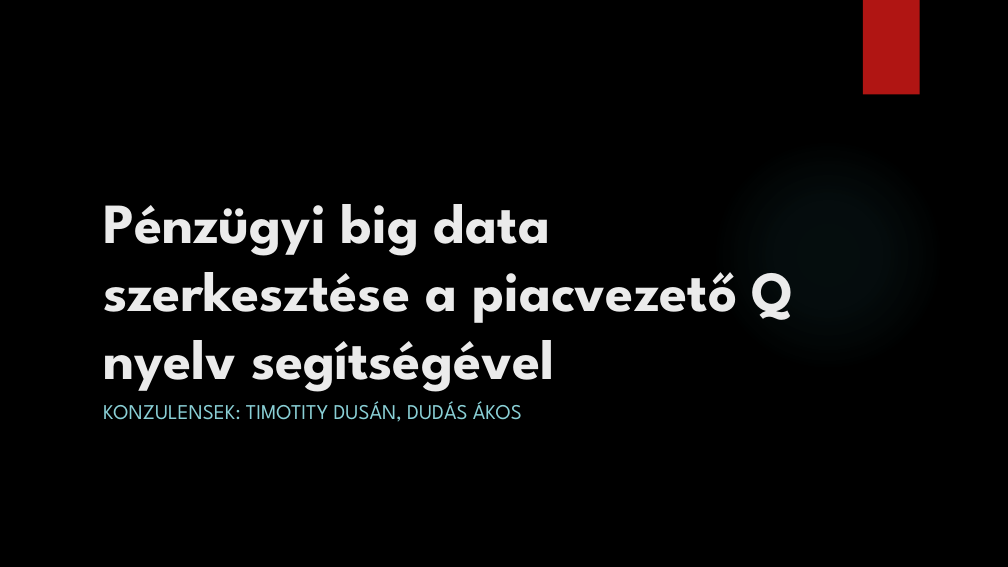
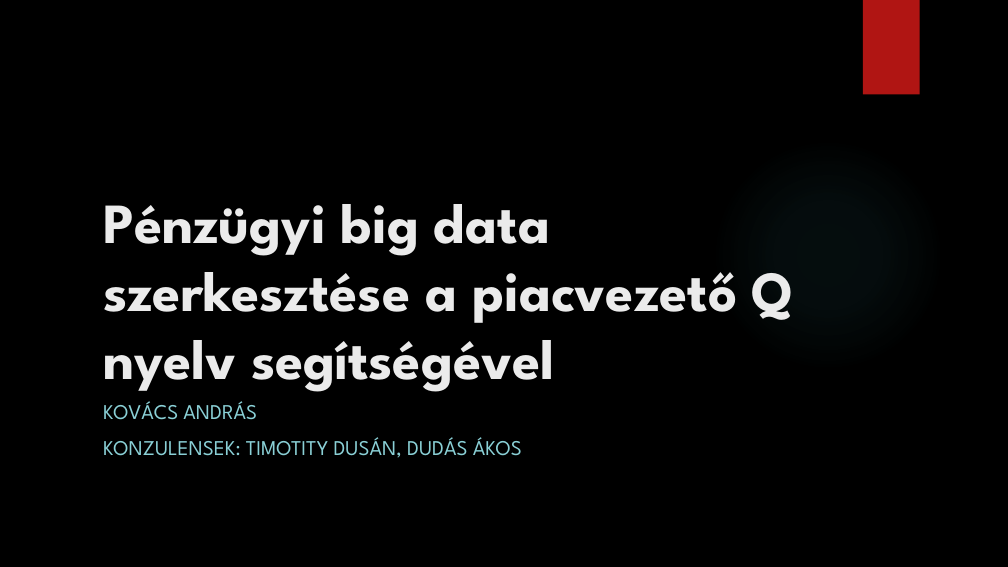
Before and after one commit to kovand11/Msc-Onlab2, a slide deck: slide 1 of Presentation/Pénzügyi big data szerkesztése.pptx. Drawn at 1008x567 pixels with LibreOffice and Linux fonts; fonts in the diff are those of the drawing; background and template pictures are left out. Boxes give left, top, right and bottom in pixels: in the first picture for what was removed or moved away, otherwise in the second. Text is boxed around its words. In the diff, an @@ line names an element or a change of style, - is before the commit and + after.

```diff
--- a/Presentation/Pénzügyi big data szerkesztése.pptx
+++ b/Presentation/Pénzügyi big data szerkesztése.pptx
@@ subtitle at [103, 401, 257, 420]: paragraph added @@
+KOVÁCS ANDRÁS
```
Also in this commit, not shown: 10 slides added, 1 slide removed, 10 other files.
